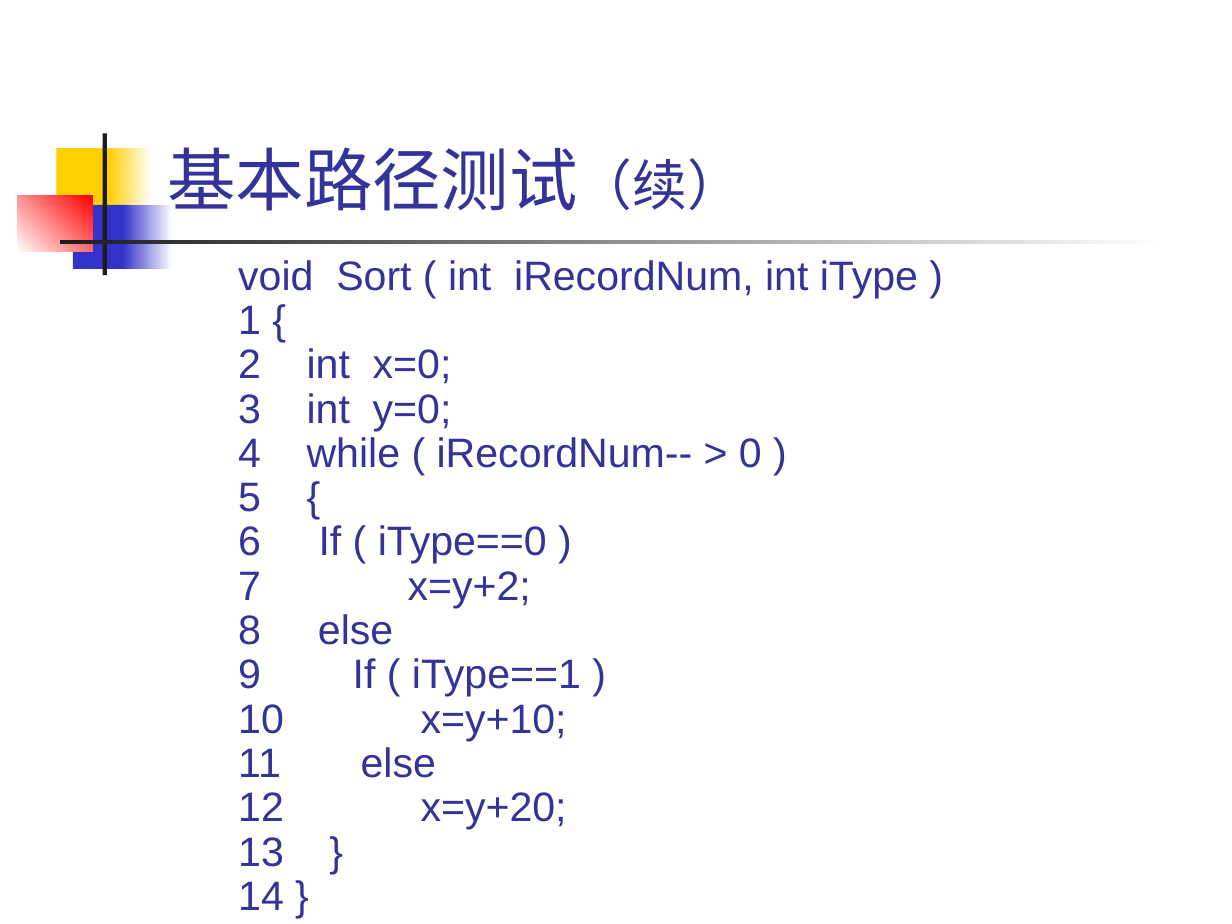
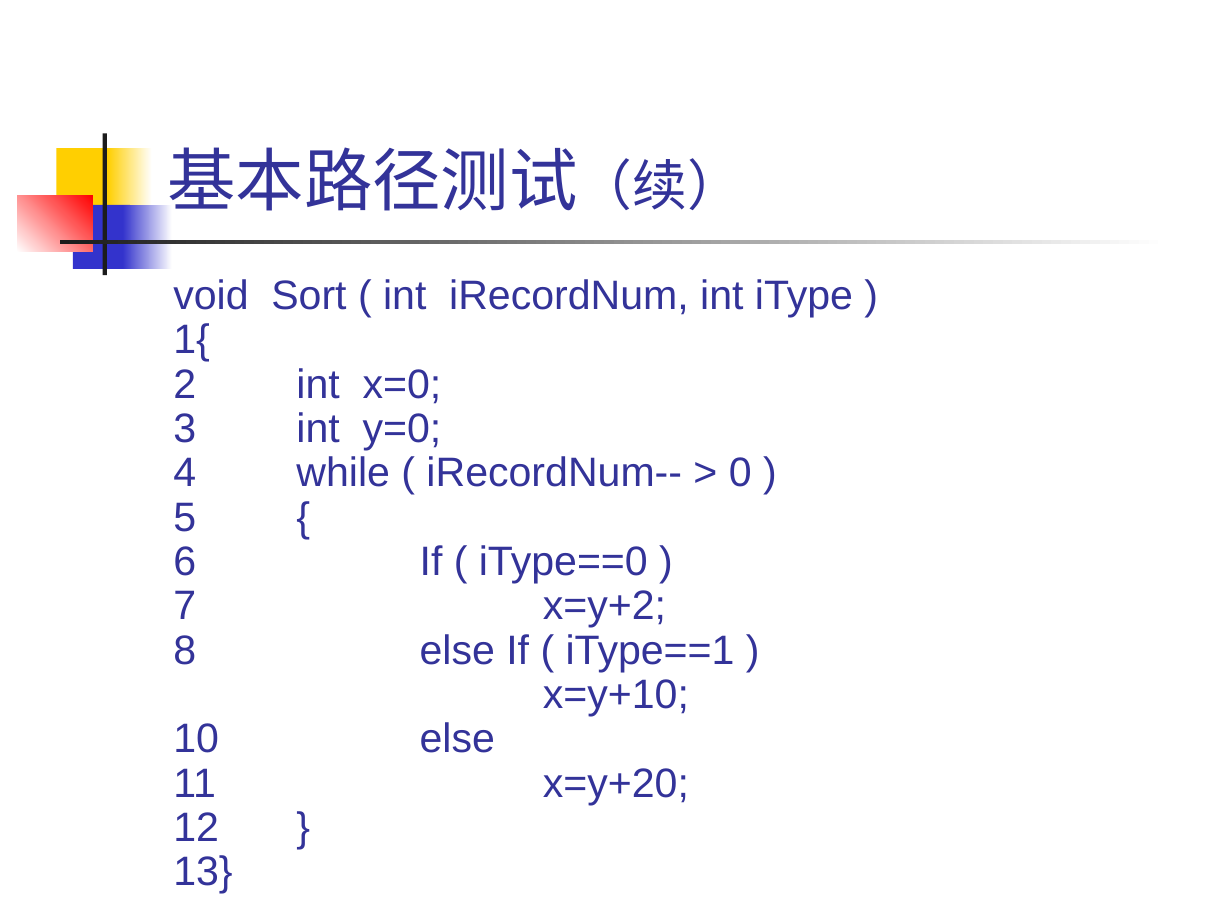
Before and after one commit to 1-518/Three-Kindoms, a slide deck: slide 33 of 白盒黑盒/白盒测试技术/白盒测试技术.pptx. Drawn at 1232x924 pixels with LibreOffice and Linux fonts; fonts in the diff are those of the drawing. Boxes give left, top, right and bottom in pixels: in the first picture for what was removed or moved away, otherwise in the second. Text is boxed around its words. In the diff, an @@ line names an element or a change of style, - is before the commit and + after.

```diff
--- a/白盒黑盒/白盒测试技术/白盒测试技术.pptx
+++ b/白盒黑盒/白盒测试技术/白盒测试技术.pptx
@@ text "void Sort ( int iRecordNum, ..." moved from (x1=238, y1=260, x2=918, y2=910) to (x1=173, y1=279, x2=853, y2=894) @@
@@ text at (x1=173, y1=323, x2=209, y2=362): text changed @@
-1 {
+1{
@@ text at (x1=173, y1=368, x2=752, y2=628): indent changed @@
@@ text at (x1=173, y1=634, x2=735, y2=894): text changed @@
-8 else
-9 If ( iType==1 )
-10 x=y+10;
-11 else
-12 x=y+20;
-13 }
-14 }
+8 else If ( iType==1 )
+x=y+10;
+10 else
+11 x=y+20;
+12 }
+13}
```
Also in this commit, not shown: 6 other slides changed, 1 slide added.
